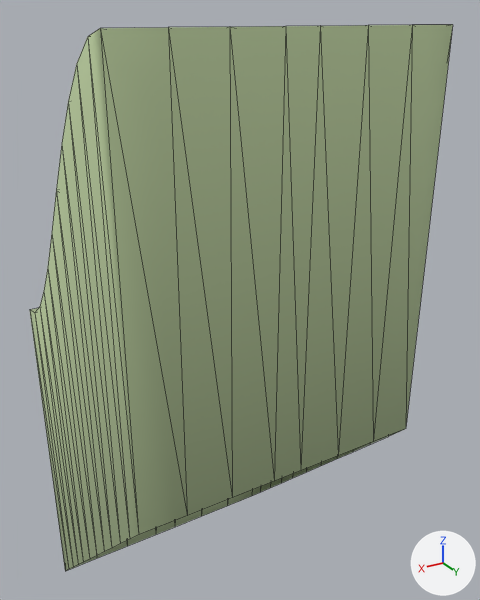
One commit to the glTF model ground/ground-ramp-01.glb: the scene before it, then after it.
Camera for both pictures: a 50 mm camera at (1.0, 1.88, 1.03) aimed at (-0.14, -0.03, 0.07). The axes (+X, +Y, +Z) are drawn at lower right. The lights are the same throughout. The first picture is the older version. Mesh edges are drawn as thin lines.

The first picture shows 'ground-ramp-01'.
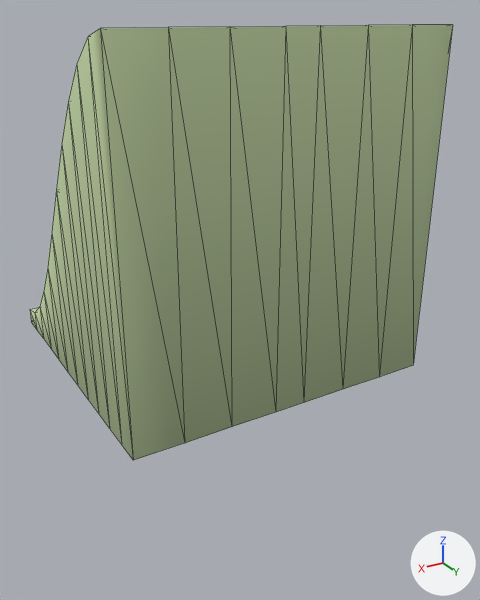
Pixel boxes (x1, y1, x2, y2) of what changed, in the pictures (480 x 600 px):
```json
{"object": "ground-ramp-01", "change": "reshaped", "before": [30, 25, 453, 571], "after": [30, 25, 453, 460], "on screen": "20% shorter"}
```

Edits to the scene script, one JSON object a line:
```json
{"block": "me_ground_ramp_01", "where": "# used by ob_ground_ramp_01; location = (0.0, 0.0, 0.0)"}
{"op": "remove", "block": "me_ground_ramp_01", "code": "me_ground_ramp_01.from_pydata(...)  # 132 vertices, 226 faces; spans x -0.5..0.5, y -0.5..0.5, z -1.3..1.0"}
{"op": "add", "block": "me_ground_ramp_01", "code": "me_ground_ramp_01.from_pydata(...)  # 132 vertices, 226 faces; spans x -0.5..0.5, y -0.5..0.5, z -0.05..1.0"}
{"block": "me_ground_ramp_01", "change": "me_ground_ramp_01 part 1: all 36 vertices in x -0.5..0.5, y -0.5..0.5, z -1.3..-0.3 are scaled about their middle by (1, 1, 0), then moved by (0.0, 0.0, 0.75)"}
```
